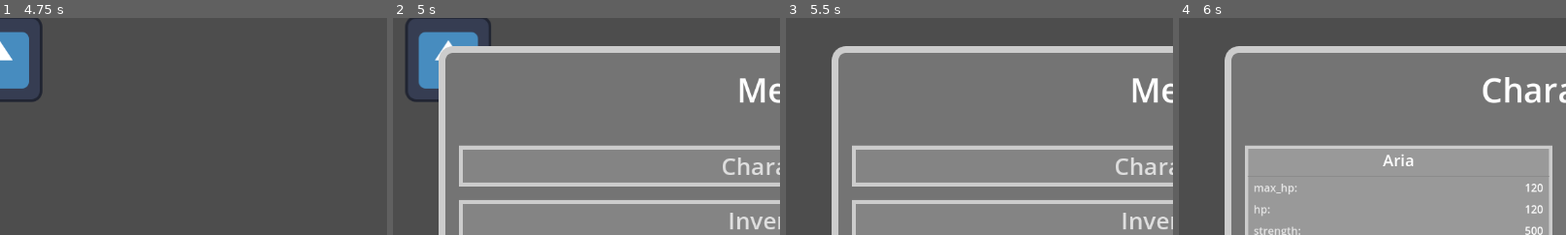
Above: before the commit, frames 1-4 (left to right).
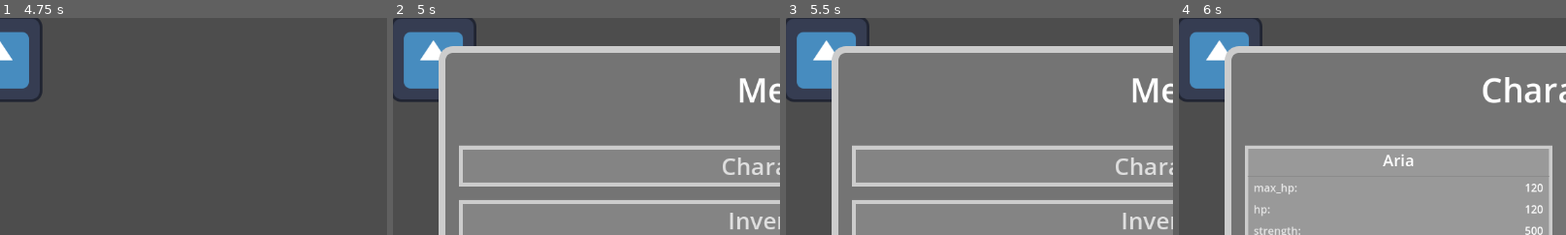
Above: after the commit, the same moments.

Repository: eevicteen/elemental-rpg-prototype
Game: Godot game, scene res://overworld/scene_manager.tscn
Same seed, same stepped clock (60 frames per second), same inputs: the game is played once before the commit and once after it. Before the commit the project starts from res://scene_manager.tscn. The engine's default icon, where the game draws it, is replaced by a stand-in: a white triangle on a blue panel in a dark square.
Inputs:
- Up to frame 1 (4.75 s): tap Enter at 0.5, 2.75, 4.25 s; hold W (up) 0.53-2.03 s; tap Space at 2, 3.5 s; hold A (left) 2.03-3.53 s; hold S (down) 3.53-4.28 s; tap C (menu_close) at 4.15 s; hold Right (right) from 4.28 s (still down)
- Up to frame 2 (5 s): keep holding Right (right); tap R (menu_open) at 4.9 s
- Up to frame 3 (5.5 s): release Right (right) at 5.03 s; hold W (up) from 5.03 s (still down)
- Up to frame 4 (6 s): release W (up) at 5.75 s; click "Characters" at 5.75 s
The pictures show only the part of the screen within x 0-50%, y 0-50%; the shares and areas given below are measured in that part.

Frame 1 is identical in both runs. In frame 2, 2.1% of the frame differs, in the area x 0-26%, y 0-39%; in frame 3, 3.3%, in the area x 0-22%, y 0-39%; in frame 4, 3.3%.

Commit message:
reworked folder layout and added player movement pause during menu

Diff:
--- a/characters/aria.gd
+++ b/characters/aria.gd
@@ -7,5 +7,4 @@
 	is_enemy = false
 	skills=[preload("res://actions/harmonic_wave.gd").new(),
 	preload("res://actions/roaring_melody.gd").new()]
-	print(char_name, " ready for battle!")
 	global_position = Vector2(366, 347)
--- a/characters/fortissimo.gd
+++ b/characters/fortissimo.gd
@@ -14,5 +14,4 @@
 	skills = [ preload("res://actions/vocal_strike.gd").new(),
 	preload("res://actions/high_note.gd").new(),
 	preload("res://actions/concerto.gd").new()]
-	print(char_name, " ready for battle!")
 	global_position = Vector2(196, 401)
--- a/characters/poppy.gd
+++ b/characters/poppy.gd
@@ -10,4 +10,3 @@
 	skills=[preload("res://actions/rarara.gd").new(),
 	preload("res://actions/astral_voice.gd").new(),
 	preload("res://actions/defend.gd").new()]
-	print(char_name, " ready for battle!")
--- a/characters/rocky.gd
+++ b/characters/rocky.gd
@@ -10,4 +10,3 @@
 	skills=[preload("res://actions/power_chord.gd").new(),
 	preload("res://actions/encore.gd").new(),
 	preload("res://actions/defend.gd").new()]
-	print(char_name, " ready for battle!")
--- a/combat/battle_scene.gd
+++ b/combat/battle_scene.gd
@@ -8,6 +8,7 @@
 var alive_heroes = []
 var alive_enemies = []
 signal battle_finished
+
 
 func _ready() -> void:
 	print("Battle starting...")
@@ -38,13 +39,13 @@
 	else:
 		print("Continuing battle...")
 
+
 func is_battle_over() -> bool:
 	alive_heroes.clear()
 	alive_enemies.clear()
 	for char in turn_queue.character_list:
 		if !char.is_enemy:
 			GameState.hero_data[char.char_name]['hp'] = char.hp
-			print(char.hp)
 		if char.hp > 0 and char.is_enemy:
 			alive_enemies.append(char)
 		elif char.hp > 0 and !char.is_enemy:
@@ -52,16 +53,19 @@
 
 	return alive_heroes.is_empty() or alive_enemies.is_empty()
 
+
 func show_results() -> void:
 	if alive_heroes.is_empty():
 		show_battle_text("The enemies won!")
 	else:
 		show_battle_text("The heroes won!")
 
+
 func show_battle_text(text: String):
 	battle_text_label.text = "▶  " + text + "\n"
 	await get_tree().create_timer(2.0).timeout
 
+
 func _return_to_overworld():
 	emit_signal("battle_finished")
 	queue_free()
--- a/game_ui.gd
+++ b/overworld/game_ui.gd
@@ -1,26 +1,31 @@
 extends CanvasLayer
 
 @onready var mainmenu_path = "res://ui/overworld_menu.tscn"
+@onready var player = $"../Overworld/PlayerOverworld"
 var current_menu: Control
 var char_menu = "res://ui/character_screen.tscn"
-var char_button
+
 
 func _ready() -> void:
 	pass
 
+
 func _process(delta: float) -> void:
 	if Input.is_action_just_pressed("menu_open"):
 		_open_menu(mainmenu_path)
+		player.can_move = false
 
 	if Input.is_action_just_pressed("menu_close"):
 		_close_current_menu()
+		player.can_move = true
+
 
 func _on_character_select():
 	_open_menu(char_menu)
 
+
 func _close_current_menu():
 	if current_menu:
-		print(current_menu)
 		current_menu.queue_free()
 
 
--- a/overworld.tscn
+++ b/overworld/overworld.tscn
@@ -1,8 +1,8 @@
 [gd_scene load_steps=4 format=3 uid="uid://csts0mbb304jw"]
 
-[ext_resource type="PackedScene" uid="uid://dfwtjtpol8ru1" path="res://player_overworld.tscn" id="1_6jwp1"]
-[ext_resource type="Script" uid="uid://f6g0nrph730g" path="res://overworld.gd" id="1_nyb65"]
-[ext_resource type="PackedScene" uid="uid://duon6rjvcirxp" path="res://enemy.tscn" id="2_v726c"]
+[ext_resource type="PackedScene" uid="uid://dfwtjtpol8ru1" path="res://overworld/player_overworld.tscn" id="1_6jwp1"]
+[ext_resource type="Script" uid="uid://f6g0nrph730g" path="res://overworld/overworld.gd" id="1_nyb65"]
+[ext_resource type="PackedScene" uid="uid://duon6rjvcirxp" path="res://overworld/enemy.tscn" id="2_v726c"]
 
 [node name="Overworld" type="Node2D"]
 script = ExtResource("1_nyb65")
--- a/player_overworld.gd
+++ b/overworld/player_overworld.gd
@@ -3,25 +3,28 @@
 const SPEED: float = 20000
 var facing_dir: Vector2 = Vector2.RIGHT
 @onready var anim_sprite: AnimatedSprite2D = $AnimatedSprite2D
+var can_move = true
 
 signal new_battle
 
 func _physics_process(delta: float) -> void:
 	var input_vector = Vector2.ZERO
-	if Input.is_action_pressed("right"):
-		input_vector.x += 1
-	if Input.is_action_pressed("left"):
-		input_vector.x -= 1
-	if Input.is_action_pressed("down"):
-		input_vector.y += 1
-	if Input.is_action_pressed("up"):
-		input_vector.y -= 1
+	if can_move:
+		if Input.is_action_pressed("right"):
+			input_vector.x += 1
+		if Input.is_action_pressed("left"):
+			input_vector.x -= 1
+		if Input.is_action_pressed("down"):
+			input_vector.y += 1
+		if Input.is_action_pressed("up"):
+			input_vector.y -= 1
 
 	if input_vector.length() > 0:
 		input_vector = input_vector.normalized() * SPEED * delta
 		velocity = input_vector
 		facing_dir = input_vector.normalized()
 		anim_sprite.play()
+
 	else:
 		velocity = Vector2.ZERO
 		anim_sprite.stop()
--- a/player_overworld.tscn
+++ b/overworld/player_overworld.tscn
@@ -1,6 +1,6 @@
 [gd_scene load_steps=5 format=3 uid="uid://dfwtjtpol8ru1"]
 
-[ext_resource type="Script" uid="uid://dw2ymuwkkph6p" path="res://player_overworld.gd" id="1_ml20r"]
+[ext_resource type="Script" uid="uid://dw2ymuwkkph6p" path="res://overworld/player_overworld.gd" id="1_ml20r"]
 [ext_resource type="Texture2D" uid="uid://cornpj1og0qo0" path="res://icon.svg" id="2_fjhjj"]
 
 [sub_resource type="SpriteFrames" id="SpriteFrames_ml20r"]
--- a/scene_manager.gd
+++ b/overworld/scene_manager.gd
@@ -7,7 +7,6 @@
 
 
 func _ready() -> void:
-	print(player_node)
 	player_node.connect("new_battle", Callable(self,"_on_player_overworld_new_battle"))
 
 
--- /dev/null
+++ b/overworld/scene_manager.tscn
@@ -0,0 +1,14 @@
+[gd_scene load_steps=4 format=3 uid="uid://ca7px6q2bq7s8"]
+
+[ext_resource type="Script" uid="uid://38b12gkodeg0" path="res://overworld/scene_manager.gd" id="1_a4gjy"]
+[ext_resource type="PackedScene" uid="uid://csts0mbb304jw" path="res://overworld/overworld.tscn" id="2_q0i0d"]
+[ext_resource type="Script" uid="uid://jpjedp5kotbb" path="res://overworld/game_ui.gd" id="3_q0i0d"]
+
+[node name="SceneManager" type="Node2D"]
+script = ExtResource("1_a4gjy")
+
+[node name="Overworld" parent="." instance=ExtResource("2_q0i0d")]
+script = null
+
+[node name="GameUI" type="CanvasLayer" parent="."]
+script = ExtResource("3_q0i0d")
--- a/project.godot
+++ b/project.godot
@@ -17,7 +17,7 @@
 
 [autoload]
 
-GameState="*res://game_state.gd"
+GameState="*res://overworld/game_state.gd"
 
 [global_group]
 
--- a/scene_manager.tscn
+++ /dev/null
@@ -1,26 +0,0 @@
-[gd_scene load_steps=4 format=3 uid="uid://ca7px6q2bq7s8"]
-
-[ext_resource type="Script" uid="uid://38b12gkodeg0" path="res://scene_manager.gd" id="1_a4gjy"]
-[ext_resource type="PackedScene" uid="uid://csts0mbb304jw" path="res://overworld.tscn" id="2_q0i0d"]
-[ext_resource type="Script" uid="uid://jpjedp5kotbb" path="res://game_ui.gd" id="3_q0i0d"]
-
-[node name="SceneManager" type="Node2D"]
-script = ExtResource("1_a4gjy")
-
-[node name="Overworld" parent="." instance=ExtResource("2_q0i0d")]
-script = null
-
-[node name="GameUI" type="CanvasLayer" parent="."]
-script = ExtResource("3_q0i0d")
-
-[node name="Menu" type="VBoxContainer" parent="GameUI"]
-offset_left = 24.0
-offset_top = 47.0
-offset_right = 64.0
-offset_bottom = 87.0
-
-[node name="SimpleText" type="RichTextLabel" parent="GameUI"]
-offset_left = 16.0
-offset_top = 511.0
-offset_right = 1122.0
-offset_bottom = 617.0
Renamed: enemy.tscn -> overworld/enemy.tscn
Renamed: game_state.gd -> overworld/game_state.gd
Renamed: game_state.gd.uid -> overworld/game_state.gd.uid
Renamed: game_ui.gd.uid -> overworld/game_ui.gd.uid
Renamed: overworld.gd -> overworld/overworld.gd
Renamed: overworld.gd.uid -> overworld/overworld.gd.uid
Renamed: player_overworld.gd.uid -> overworld/player_overworld.gd.uid
Renamed: scene_manager.gd.uid -> overworld/scene_manager.gd.uid
